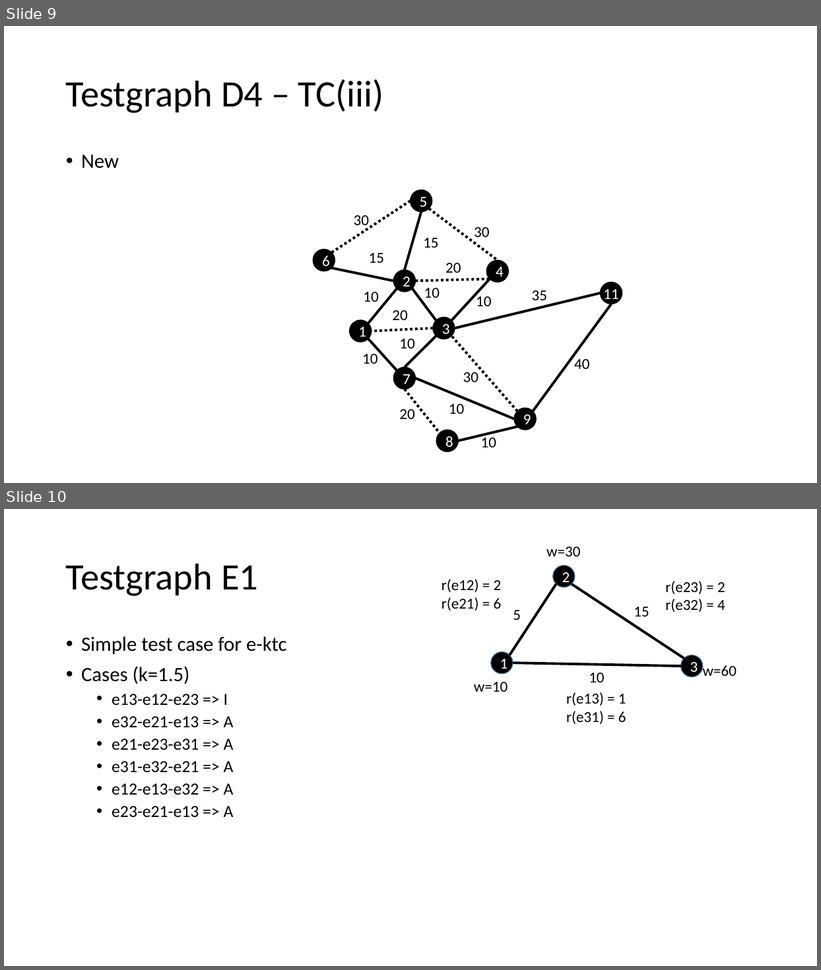
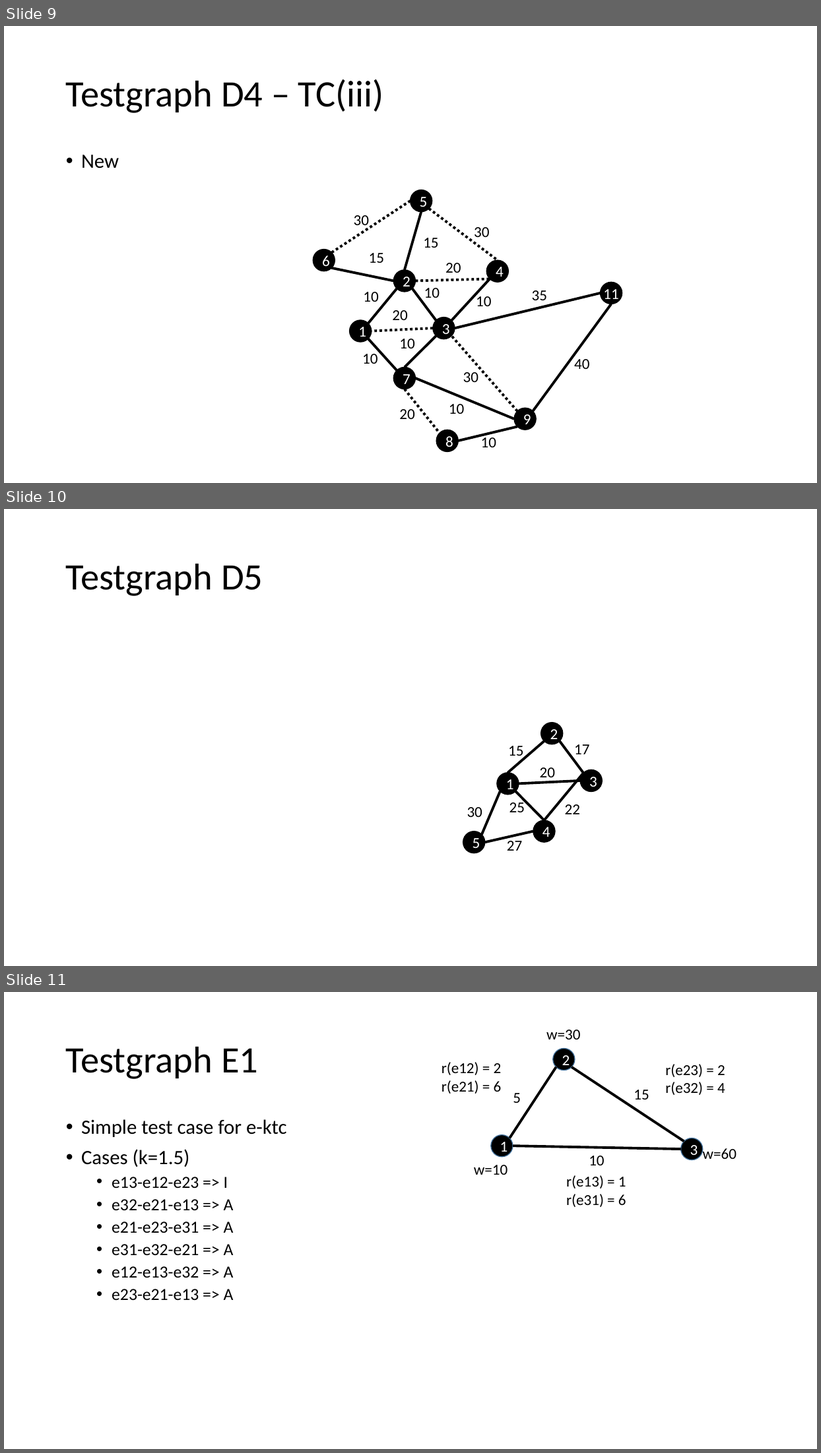
Before and after one commit to eMoflon/cobolt, a slide deck: de.tudarmstadt.maki.modeling.jvlc/instances/testgraphs.pptx. Shown one above the other, each under a label of ours: slides 9 and 10 before the commit, slides 9, 10 and 11 after it. The pictures are 821x970 and 821x1453 pixels, drawn with LibreOffice and Linux fonts; fonts in the diff are those of the drawing. Boxes give left, top, right and bottom in pixels: in the first picture for what was removed or moved away, otherwise in the second. Text is boxed around its words. In the diff, an @@ line names an element or a change of style, - is before the commit and + after.

Commit message:
Rename and add testgraph D5

```diff
--- a/de.tudarmstadt.maki.modeling.jvlc/instances/testgraphs.pptx
+++ b/de.tudarmstadt.maki.modeling.jvlc/instances/testgraphs.pptx
@@ slide 10 added at <box>4,509,817,966</box>, background #FFFFFF @@
@@ title added at <box>66,563,263,596</box>, 44 pt, text #000000 @@
+Testgraph D5
@@ ellipse added at <box>541,722,564,745</box>, fill #000000, outline #000000 1 pt, 18 pt, text #FFFFFF @@
+2
@@ line added from (545, 741) to (508, 773), #000000 3 pt @@
@@ text added at <box>508,746,523,760</box>, 18 pt, text #000000 @@
+15
@@ line added from (583, 773) to (560, 741), #000000 3 pt @@
@@ text added at <box>574,745,589,759</box>, 18 pt, text #000000 @@
+17
@@ ellipse added at <box>497,773,519,795</box>, fill #000000, outline #000000 1 pt, 18 pt, text #FFFFFF @@
+1
@@ line added from (580, 781) to (519, 784), #000000 3 pt @@
@@ text added at <box>540,768,555,782</box>, 18 pt, text #000000 @@
+20
@@ line added from (545, 821) to (583, 773), #000000 3 pt @@
@@ ellipse added at <box>580,770,603,792</box>, fill #000000, outline #000000 1 pt, 18 pt, text #FFFFFF @@
+3
@@ line added from (500, 791) to (482, 835), #000000 3 pt @@
@@ text added at <box>510,799,525,813</box>, 18 pt, text #000000 @@
+25
@@ line added from (545, 821) to (516, 791), #000000 3 pt @@
@@ text added at <box>565,805,580,815</box>, 18 pt, text #000000 @@
+22
@@ text added at <box>467,807,482,817</box>, 18 pt, text #000000 @@
+30
@@ ellipse added at <box>533,821,556,843</box>, fill #000000, outline #000000 1 pt, 18 pt, text #FFFFFF @@
+4
@@ ellipse added at <box>463,832,485,854</box>, fill #000000, outline #000000 1 pt, 18 pt, text #FFFFFF @@
+5
@@ line added from (485, 843) to (533, 832), #000000 3 pt @@
@@ text added at <box>507,838,522,851</box>, 18 pt, text #000000 @@
+27
@@ what was slide 10 is now slide 11 @@
```
Also in this commit, not shown: 9 other files.
